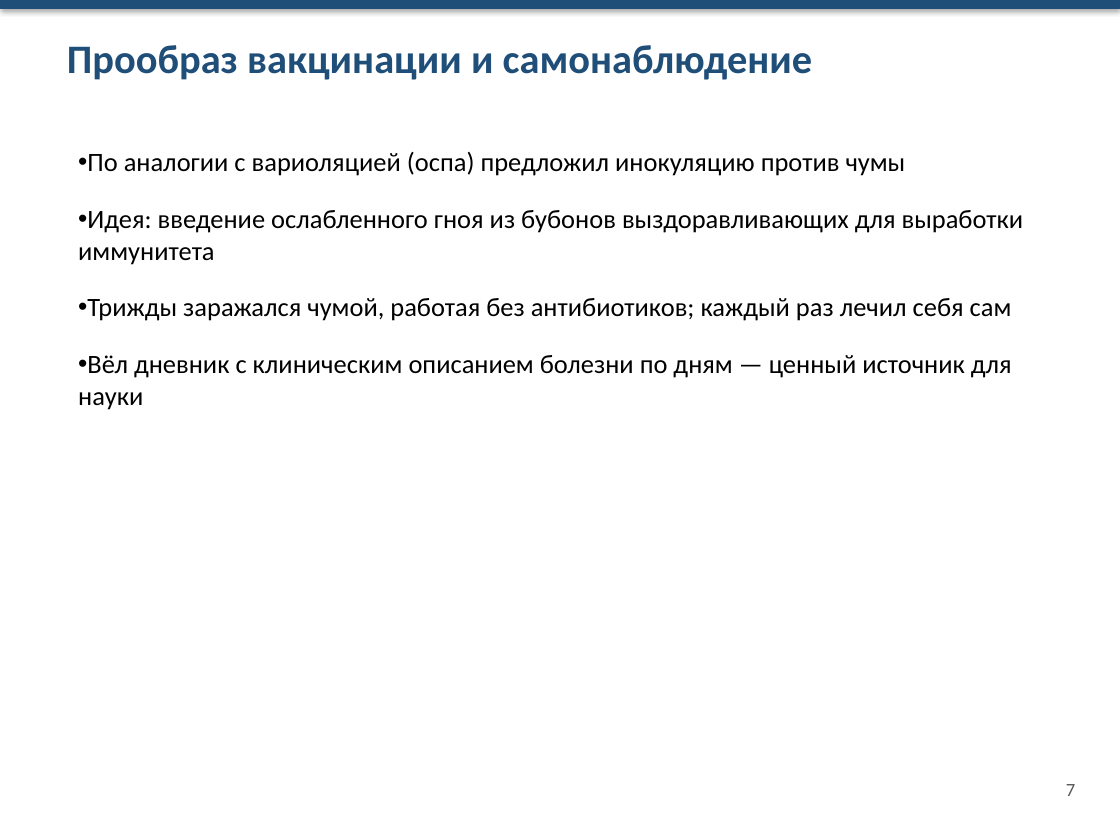
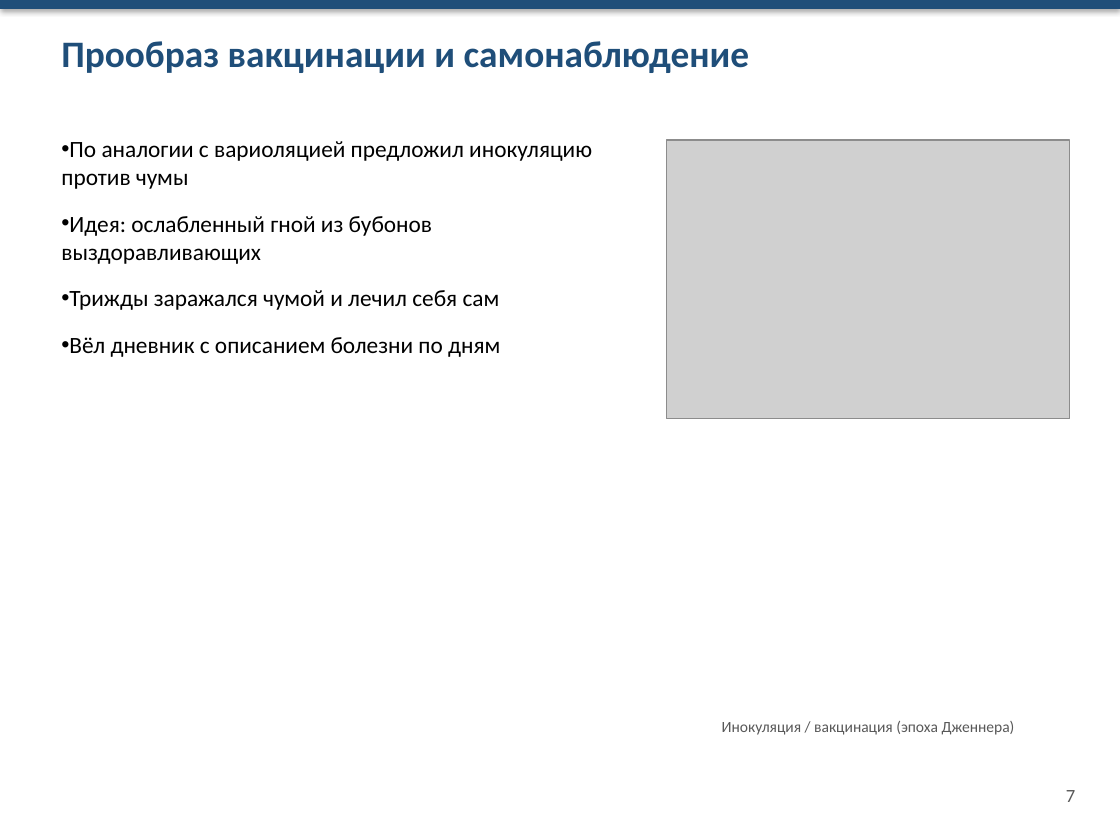
Before and after one commit to Egorka8982/YP_Penin_DB, a slide deck: slide 7 of presentation/Samoylovich_medicina.pptx. Drawn at 1120x840 pixels with LibreOffice and Linux fonts; fonts in the diff are those of the drawing; grey boxes stand for pictures. Boxes give left, top, right and bottom in pixels: in the first picture for what was removed or moved away, otherwise in the second. Text is boxed around its words. In the diff, an @@ line names an element or a change of style, - is before the commit and + after.

```diff
--- a/presentation/Samoylovich_medicina.pptx
+++ b/presentation/Samoylovich_medicina.pptx
@@ text "Прообраз вакцинации и самонаблюдение" at (61,41,750,73): size 26 to 24 pt @@
@@ text at (61,141,592,357): text changed; size 17 to 15 pt @@
-• По аналогии с вариоляцией (оспа) предложил инокуляцию против чумы
-• Идея: введение ослабленного гноя из бубонов выздоравливающих для выработки иммунитета
-• Трижды заражался чумой, работая без антибиотиков; каждый раз лечил себя сам
-• Вёл дневник с клиническим описанием болезни по дням — ценный источник для науки
+• По аналогии с вариоляцией предложил инокуляцию против чумы
+• Идея: ослабленный гной из бубонов выздоравливающих
+• Трижды заражался чумой и лечил себя сам
+• Вёл дневник с описанием болезни по дням
@@ picture added at (666,140,1070,419) @@
@@ text added at (722,721,1015,735), 10 pt, text #595959 @@
+Инокуляция / вакцинация (эпоха Дженнера)
@@ text "7": place and size @@
-text "7" at (1066,784,1075,796)
+text "7" at (1066,790,1075,802)
```
Also in this commit, not shown: 8 other slides changed, 1 slide added, 1 slide removed.
